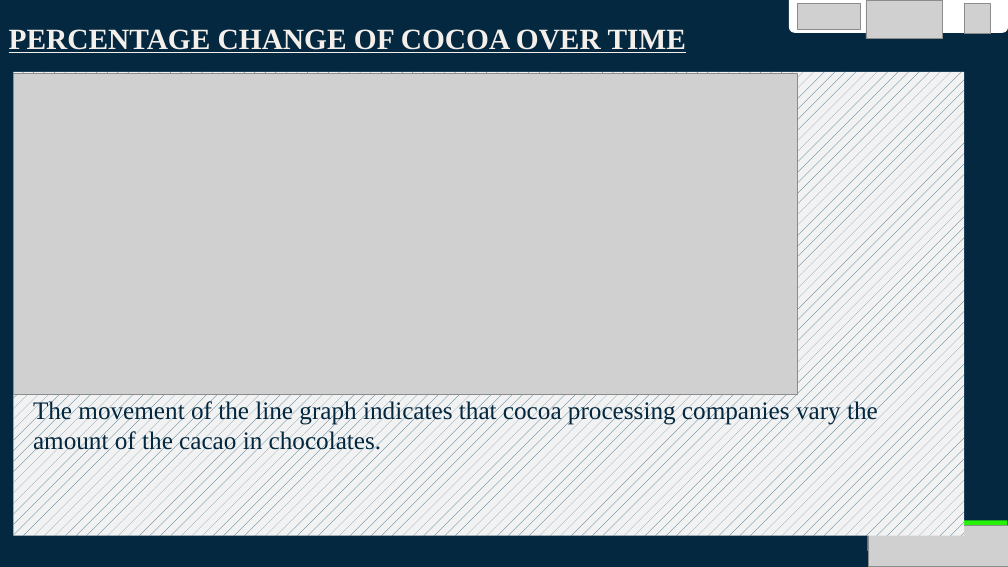
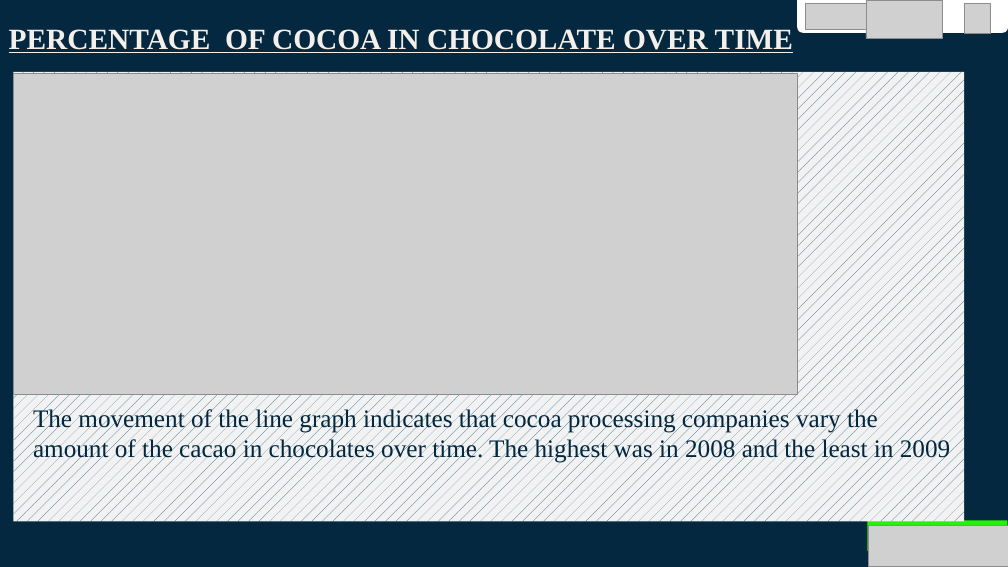
Before and after one commit to Daksam/Group-1-EDA-project, a slide deck: slide 14 of Group 1 EDA Project DIGICAP.pptx (slide 13 before the commit). Drawn at 1008x567 pixels with LibreOffice and Linux fonts; fonts in the diff are those of the drawing; grey boxes stand for pictures. Boxes give left, top, right and bottom in pixels: in the first picture for what was removed or moved away, otherwise in the second. Text is boxed around its words. In the diff, an @@ line names an element or a change of style, - is before the commit and + after.

```diff
--- a/Group 1 EDA Project DIGICAP.pptx
+++ b/Group 1 EDA Project DIGICAP.pptx
@@ title at (9,29,793,53): text changed @@
-PERCENTAGE CHANGE OF COCOA OVER TIME
+PERCENTAGE OF COCOA IN CHOCOLATE OVER TIME
@@ round same rect: place and size @@
-round same rect at (789,0,1008,33)
+round same rect at (798,0,1008,33)
@@ picture: place and size @@
-picture at (798,4,861,29)
+picture at (805,4,867,29)
@@ subtitle "The movement of the line ...": place and size @@
-subtitle "The movement of the line ..." at (14,72,965,536)
+subtitle "The movement of the line ..." at (14,72,965,522)
@@ subtitle at (33,407,950,463): text changed @@
-The movement of the line graph indicates that cocoa processing companies vary the amount of the cacao in chocolates.
+The movement of the line graph indicates that cocoa processing companies vary the amount of the cacao in chocolates over time. The highest was in 2008 and the least in 2009
```
Also in this commit, not shown: 9 other slides changed, 1 slide added.
